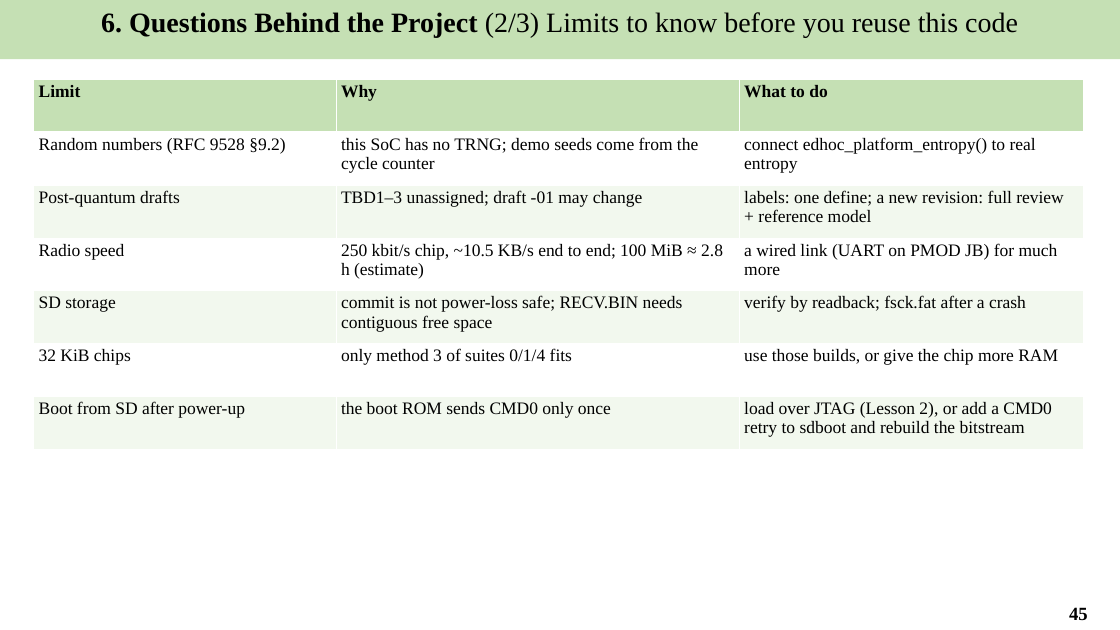
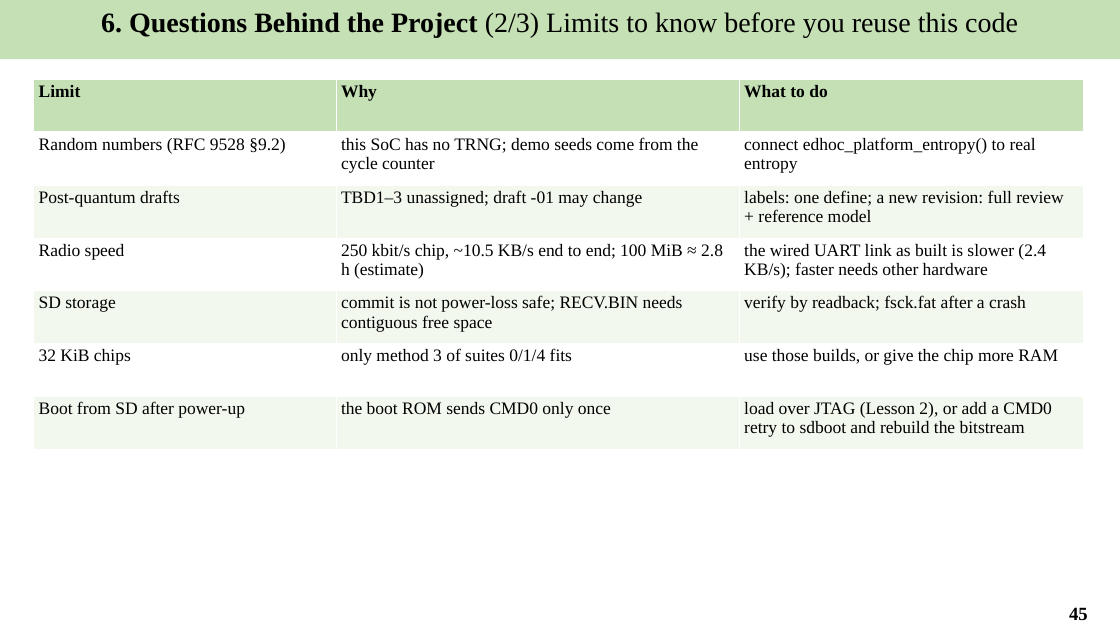
Before and after one commit to Khaiduy/chipyard-edhoc, a slide deck: slide 45 of fpga/sw/export/docs/slides/05_Secure_file_transfer_and_results.pptx. Drawn at 1120x630 pixels with LibreOffice and Linux fonts; fonts in the diff are those of the drawing. Boxes give left, top, right and bottom in pixels: in the first picture for what was removed or moved away, otherwise in the second. Text is boxed around its words. In the diff, an @@ line names an element or a change of style, - is before the commit and + after.

```diff
--- a/fpga/sw/export/docs/slides/05_Secure_file_transfer_and_results.pptx
+++ b/fpga/sw/export/docs/slides/05_Secure_file_transfer_and_results.pptx
@@ table at bbox=[34, 80, 1084, 450] @@
-row 4, column 3: a wired link (UART on PMOD JB) for much more
+row 4, column 3: the wired UART link as built is slower (2.4 KB/s); faster needs other hardware
```
Also in this commit, not shown: 7 other slides changed, 15 other files.
